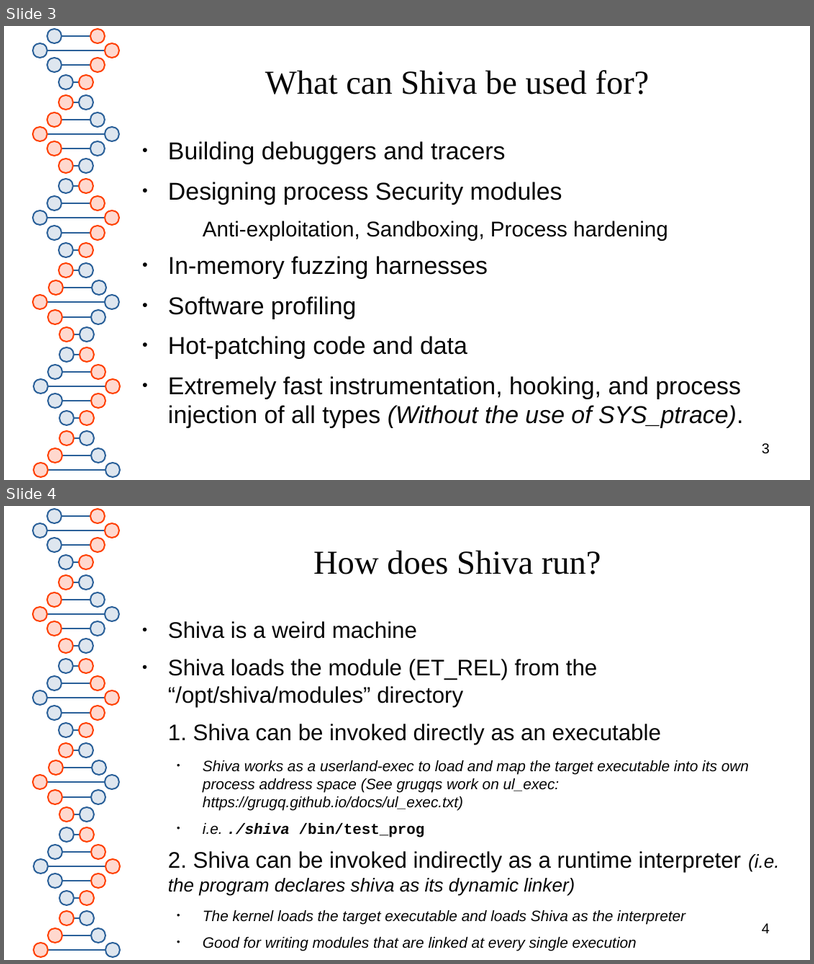
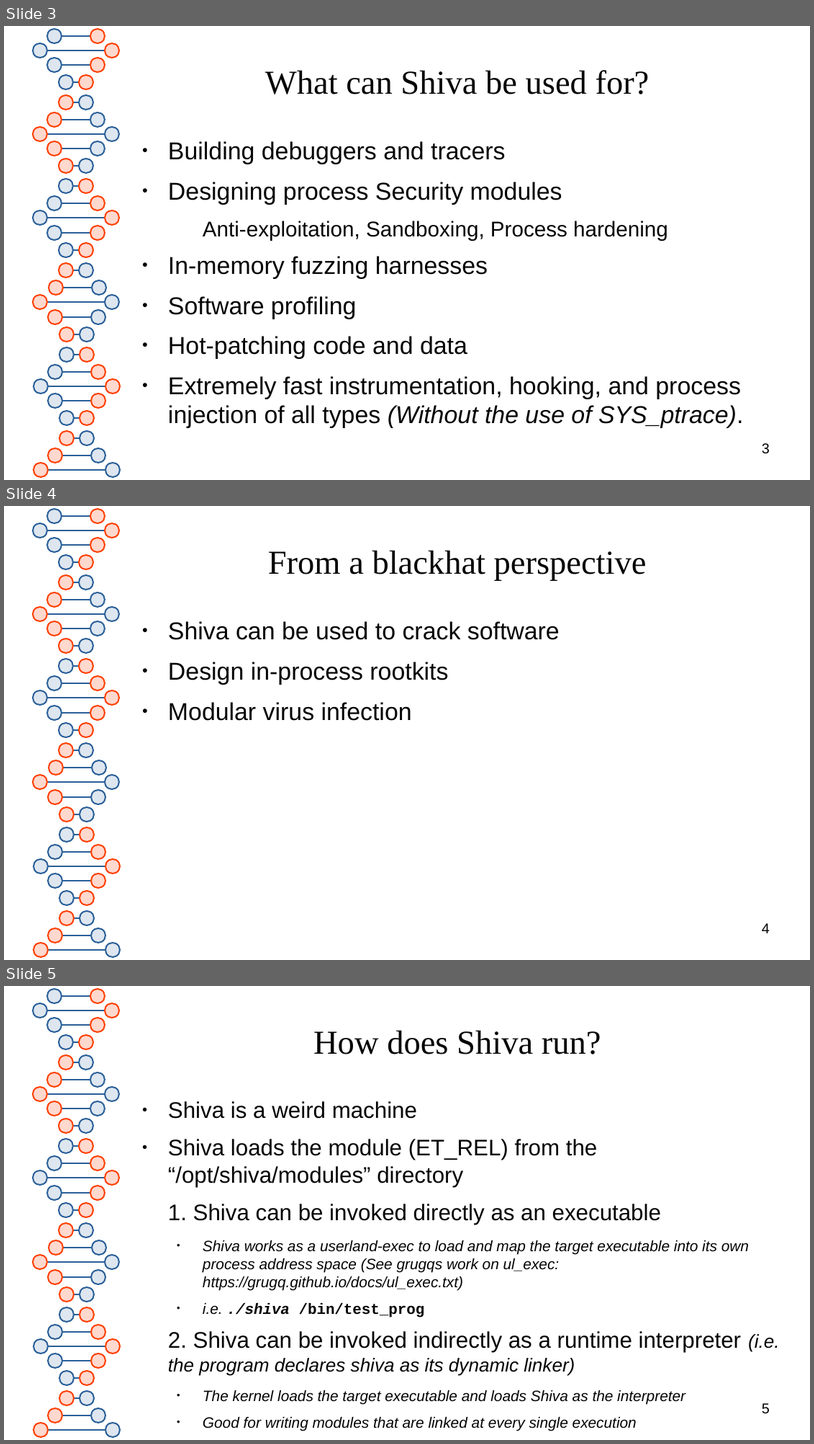
Before and after one commit to elfmaster/shiva, a slide deck: presentation/shiva_runtime.odp. Shown one above the other, each under a label of ours: slides 3 and 4 before the commit, slides 3, 4 and 5 after it. The pictures are 814x964 and 814x1444 pixels, drawn with LibreOffice and Linux fonts; fonts in the diff are those of the drawing. Boxes give left, top, right and bottom in pixels: in the first picture for what was removed or moved away, otherwise in the second. Text is boxed around its words. In the diff, an @@ line names an element or a change of style, - is before the commit and + after.

```diff
--- a/presentation/shiva_runtime.odp
+++ b/presentation/shiva_runtime.odp
@@ slide 4 added at <box>4,506,810,960</box>, background #FFFFFF; not listed: 81 template elements that a slide beside it also shows @@
@@ title added at <box>268,550,647,581</box>, 33 pt, text #050505 @@
+From a blackhat perspective
@@ text added at <box>168,621,560,721</box>, 24 pt, text #050505 @@
+● Shiva can be used to crack software
+● Design in-process rootkits
+● Modular virus infection
@@ page number added at <box>762,923,770,933</box>, 14 pt, text #000000 @@
+4
@@ what was slide 4 is now slide 5 @@
@@ page number at <box>762,1403,770,1414</box>: text changed @@
-4
+5
```
Also in this commit, not shown: 3 slides changed, 1 slide removed, 1 other file.
